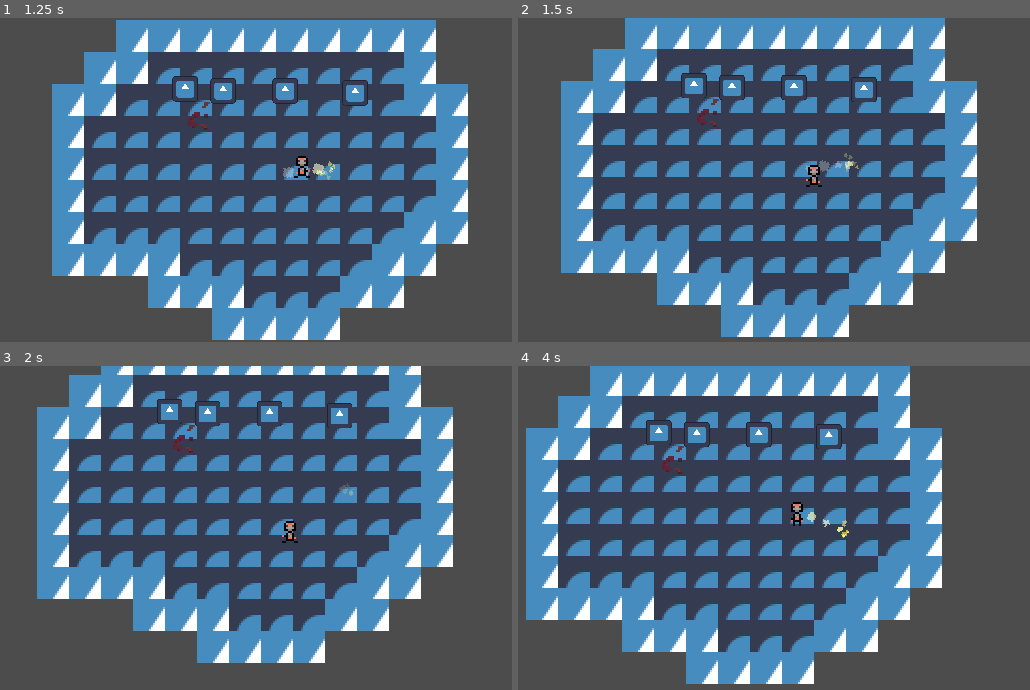
Above: before the commit, frames 1-4 (two rows, left to right).
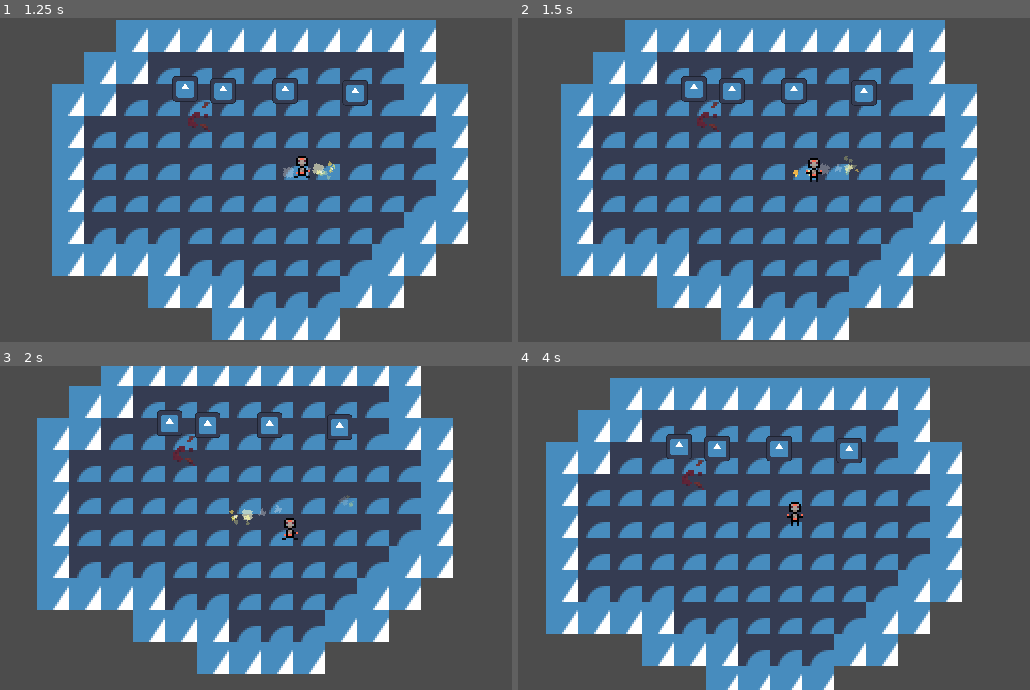
Above: after the commit, the same moments.

Repository: OlliO6/Granted-Wish
Game: Godot game, scene res://content/main.tscn
The game is run twice, just before and just after one commit, with the same random seed, the same clock (stepped at 60 frames per second) and the same inputs. The engine's default icon, where the game draws it, is replaced by a stand-in: a white triangle on a blue panel in a dark square.
Inputs (mouse positions are in pixels of both pictures, inside the frame that each line leads up to):
- Up to frame 1 (1.25 s): tap Enter at 0.5 s; move the mouse to (414, 163) at 0.52 s; press the mouse at (414, 163) at 0.53 s; hold D (move_right) from 0.53 s (still down)
- Up to frame 2 (1.5 s): move the mouse to (692, 196) at 1.27 s; release D (move_right) at 1.28 s; release the mouse at (692, 196) at 1.28 s; hold S (move_down) from 1.28 s (still down); click (692, 196) at 1.35 s
- Up to frame 3 (2 s): keep holding S (move_down)
- Up to frame 4 (4 s): move the mouse to (866, 456) at 2.02 s; release S (move_down) at 2.03 s; hold D (move_right) 2.03-2.78 s; hold Mouse wheel down (next_spell) 2.03-2.78 s; click (866, 456) at 2.3 s; move the mouse to (779, 592) at 2.77 s; hold W (move_up) 2.78-3.53 s; tap Mouse wheel up (previous_spell) at 2.85 s; click (779, 592) at 3.05 s; move the mouse to (978, 576) at 3.52 s; press the mouse at (978, 576) at 3.53 s; hold A (move_left) from 3.53 s (still down)

Frame 1 is identical in both runs. In frame 2, 12% of the frame differs, in the area x 8-90%, y 0-100%; in frame 3, 31%; in frame 4, 48%, in the area x 1-87%, y 0-100%.

Commit message:
Add ice spell

Diff:
--- a/content/entities/spells/fire/fire_spell.tres
+++ b/content/entities/spells/fire/fire_spell.tres
@@ -8,7 +8,8 @@
 script = ExtResource("2_v81bl")
 spell_scene = ExtResource("3_lkuia")
 rotated = true
-cast_delay = 1.0
+cast_delay = 0.75
+player_stun_time = 0.2
 allow_hold = true
 color = Color(0.988235, 0.415686, 0.32549, 1)
 cast_sfx = ExtResource("1_r1mxo")
--- /dev/null
+++ b/content/entities/spells/ice/ice_spell.tres
@@ -0,0 +1,16 @@
+[gd_resource type="Resource" script_class="SpellData" load_steps=4 format=3 uid="uid://bctlttw0thmn5"]
+
+[ext_resource type="AudioStream" uid="uid://c11pfc1stax0m" path="res://sfx/spells/fire_spell_cast.mp3" id="1_cbojo"]
+[ext_resource type="Script" path="res://content/entities/spells/spell_data.gd" id="2_1t1w4"]
+[ext_resource type="PackedScene" uid="uid://dvdfi223b70aq" path="res://content/entities/spells/ice/ice_spell.tscn" id="3_tgv3n"]
+
+[resource]
+script = ExtResource("2_1t1w4")
+spell_scene = ExtResource("3_tgv3n")
+rotated = true
+cast_delay = 1.6
+player_stun_time = 0.4
+allow_hold = true
+color = Color(0.341176, 0.686275, 0.701961, 1)
+cast_sfx = ExtResource("1_cbojo")
+sfx_pitch_range = Vector2(2.5, 3)
--- /dev/null
+++ b/content/entities/spells/ice/ice_spell.tscn
@@ -0,0 +1,398 @@
+[gd_scene load_steps=33 format=3 uid="uid://dvdfi223b70aq"]
+
+[ext_resource type="Script" path="res://components/fighting/damage_dealer.gd" id="1_np4ah"]
+[ext_resource type="Resource" uid="uid://bmgi6xtytij76" path="res://components/fighting/knockback/medium_knockback.tres" id="2_ctfo3"]
+[ext_resource type="Script" path="res://components/fighting/killable.gd" id="3_pcuhf"]
+[ext_resource type="AudioStream" uid="uid://81oq30bkr5jj" path="res://sfx/spells/fire_spell_sustain.mp3" id="4_4jhbw"]
+[ext_resource type="Texture2D" uid="uid://3ko6dglu7234" path="res://vfx/particle_sheet.png" id="6_uggip"]
+[ext_resource type="Script" path="res://components/fighting/attack_area.gd" id="7_maejd"]
+[ext_resource type="AudioStream" uid="uid://4xjqrgtw7yk7" path="res://sfx/spells/fire_spell_impact.mp3" id="8_q210c"]
+
+[sub_resource type="Animation" id="Animation_jiilk"]
+length = 0.001
+tracks/0/type = "value"
+tracks/0/imported = false
+tracks/0/enabled = true
+tracks/0/path = NodePath(".:modulate")
+tracks/0/interp = 1
+tracks/0/loop_wrap = true
+tracks/0/keys = {
+"times": PackedFloat32Array(0),
+"transitions": PackedFloat32Array(1),
+"update": 0,
+"values": [Color(1, 1, 1, 1)]
+}
+tracks/1/type = "value"
+tracks/1/imported = false
+tracks/1/enabled = true
+tracks/1/path = NodePath("..:modulate")
+tracks/1/interp = 1
+tracks/1/loop_wrap = true
+tracks/1/keys = {
+"times": PackedFloat32Array(0),
+"transitions": PackedFloat32Array(1),
+"update": 0,
+"values": [Color(1, 1, 1, 1)]
+}
+tracks/2/type = "value"
+tracks/2/imported = false
+tracks/2/enabled = true
+tracks/2/path = NodePath(".:position")
+tracks/2/interp = 1
+tracks/2/loop_wrap = true
+tracks/2/keys = {
+"times": PackedFloat32Array(0),
+"transitions": PackedFloat32Array(1),
+"update": 0,
+"values": [Vector2(0, 0)]
+}
+tracks/3/type = "value"
+tracks/3/imported = false
+tracks/3/enabled = true
+tracks/3/path = NodePath("CanvasGroup/GPUParticles2D/GPUParticles2D2:amount_ratio")
+tracks/3/interp = 1
+tracks/3/loop_wrap = true
+tracks/3/keys = {
+"times": PackedFloat32Array(0),
+"transitions": PackedFloat32Array(1),
+"update": 0,
+"values": [1.0]
+}
+tracks/4/type = "value"
+tracks/4/imported = false
+tracks/4/enabled = true
+tracks/4/path = NodePath("../DamageDealer:impact_velocity_magnitude")
+tracks/4/interp = 1
+tracks/4/loop_wrap = true
+tracks/4/keys = {
+"times": PackedFloat32Array(0),
+"transitions": PackedFloat32Array(1),
+"update": 0,
+"values": [10.0]
+}
+
+[sub_resource type="Animation" id="Animation_q30au"]
+resource_name = "default"
+length = 3.0
+tracks/0/type = "value"
+tracks/0/imported = false
+tracks/0/enabled = true
+tracks/0/path = NodePath(".:modulate")
+tracks/0/interp = 1
+tracks/0/loop_wrap = true
+tracks/0/keys = {
+"times": PackedFloat32Array(0, 3),
+"transitions": PackedFloat32Array(2, 1),
+"update": 0,
+"values": [Color(1, 1, 1, 1), Color(1, 1, 1, 0)]
+}
+tracks/1/type = "method"
+tracks/1/imported = false
+tracks/1/enabled = true
+tracks/1/path = NodePath(".")
+tracks/1/interp = 1
+tracks/1/loop_wrap = true
+tracks/1/keys = {
+"times": PackedFloat32Array(3),
+"transitions": PackedFloat32Array(1),
+"values": [{
+"args": [],
+"method": &"queue_free"
+}]
+}
+tracks/2/type = "value"
+tracks/2/imported = false
+tracks/2/enabled = true
+tracks/2/path = NodePath(".:position")
+tracks/2/interp = 1
+tracks/2/loop_wrap = true
+tracks/2/keys = {
+"times": PackedFloat32Array(0, 3),
+"transitions": PackedFloat32Array(0.466517, 1),
+"update": 0,
+"values": [Vector2(0, 0), Vector2(100, 0)]
+}
+tracks/3/type = "value"
+tracks/3/imported = false
+tracks/3/enabled = true
+tracks/3/path = NodePath("CanvasGroup/GPUParticles2D/GPUParticles2D2:amount_ratio")
+tracks/3/interp = 1
+tracks/3/loop_wrap = true
+tracks/3/keys = {
+"times": PackedFloat32Array(0, 3),
+"transitions": PackedFloat32Array(2, 1),
+"update": 0,
+"values": [1.0, 0.0]
+}
+tracks/4/type = "audio"
+tracks/4/imported = false
+tracks/4/enabled = true
+tracks/4/path = NodePath("../AudioStreamPlayer2D")
+tracks/4/interp = 1
+tracks/4/loop_wrap = true
+tracks/4/keys = {
+"clips": [{
+"end_offset": 4.89,
+"start_offset": 0.0,
+"stream": ExtResource("4_4jhbw")
+}],
+"times": PackedFloat32Array(1)
+}
+tracks/4/use_blend = true
+tracks/5/type = "value"
+tracks/5/imported = false
+tracks/5/enabled = true
+tracks/5/path = NodePath("../AudioStreamPlayer2D:volume_db")
+tracks/5/interp = 1
+tracks/5/loop_wrap = true
+tracks/5/keys = {
+"times": PackedFloat32Array(0, 3),
+"transitions": PackedFloat32Array(6.9644, 1),
+"update": 0,
+"values": [5.0, -80.0]
+}
+tracks/6/type = "value"
+tracks/6/imported = false
+tracks/6/enabled = true
+tracks/6/path = NodePath("../DamageDealer:impact_velocity_magnitude")
+tracks/6/interp = 1
+tracks/6/loop_wrap = true
+tracks/6/keys = {
+"times": PackedFloat32Array(0, 3),
+"transitions": PackedFloat32Array(2.73208, 1),
+"update": 0,
+"values": [40.0, 0.0]
+}
+
+[sub_resource type="Animation" id="Animation_qn0jv"]
+resource_name = "die"
+length = 0.5
+tracks/0/type = "value"
+tracks/0/imported = false
+tracks/0/enabled = true
+tracks/0/path = NodePath("..:modulate")
+tracks/0/interp = 1
+tracks/0/loop_wrap = true
+tracks/0/keys = {
+"times": PackedFloat32Array(0, 0.5),
+"transitions": PackedFloat32Array(1, 1),
+"update": 0,
+"values": [Color(1, 1, 1, 1), Color(1, 1, 1, 0)]
+}
+tracks/1/type = "method"
+tracks/1/imported = false
+tracks/1/enabled = true
+tracks/1/path = NodePath(".")
+tracks/1/interp = 1
+tracks/1/loop_wrap = true
+tracks/1/keys = {
+"times": PackedFloat32Array(0.5),
+"transitions": PackedFloat32Array(1),
+"values": [{
+"args": [],
+"method": &"queue_free"
+}]
+}
+
+[sub_resource type="AnimationLibrary" id="AnimationLibrary_7gjiw"]
+_data = {
+"RESET": SubResource("Animation_jiilk"),
+"default": SubResource("Animation_q30au"),
+"die": SubResource("Animation_qn0jv")
+}
+
+[sub_resource type="CircleShape2D" id="CircleShape2D_qju78"]
+radius = 2.0
+
+[sub_resource type="CanvasItemMaterial" id="CanvasItemMaterial_21qm4"]
+blend_mode = 1
+particles_animation = true
+particles_anim_h_frames = 2
+particles_anim_v_frames = 2
+particles_anim_loop = false
+
+[sub_resource type="Curve" id="Curve_di38h"]
+_data = [Vector2(0, 1), 0.0, 0.0, 0, 0, Vector2(1, 0), -1.56792, 0.0, 0, 0]
+point_count = 2
+
+[sub_resource type="CurveTexture" id="CurveTexture_k3ufv"]
+curve = SubResource("Curve_di38h")
+
+[sub_resource type="Curve" id="Curve_2tpmf"]
+min_value = -1.0
+max_value = 0.0
+_data = [Vector2(0, 0), 0.0, 0.0, 0, 0, Vector2(1, -1), -3.8424, 0.0, 0, 0]
+point_count = 2
+
+[sub_resource type="CurveXYZTexture" id="CurveXYZTexture_dgx40"]
+curve_y = SubResource("Curve_2tpmf")
+
+[sub_resource type="Curve" id="Curve_wouth"]
+min_value = -200.0
+max_value = 200.0
+_data = [Vector2(0, 0), 0.0, 0.0, 0, 0, Vector2(1, 26.9784), 0.0, 0.0, 0, 0]
+point_count = 2
+
+[sub_resource type="CurveTexture" id="CurveTexture_7pqal"]
+curve = SubResource("Curve_wouth")
+
+[sub_resource type="Curve" id="Curve_qxf6c"]
+_data = [Vector2(0.007109, 0), 0.0, 0.0, 0, 0, Vector2(0.222749, 1), 0.0, 0.0, 0, 0, Vector2(1, 1), 0.0, 0.0, 0, 0]
+point_count = 3
+
+[sub_resource type="CurveTexture" id="CurveTexture_jk1ek"]
+curve = SubResource("Curve_qxf6c")
+
+[sub_resource type="ParticleProcessMaterial" id="ParticleProcessMaterial_7quqd"]
+particle_flag_disable_z = true
+emission_shape = 1
+emission_sphere_radius = 0.55
+angle_min = -720.0
+angle_max = 720.0
+direction = Vector3(-1, 0, 0)
+flatness = 0.533
+initial_velocity_min = 8.8
+initial_velocity_max = 14.2
+directional_velocity_min = 20.2
+directional_velocity_max = 20.2
+directional_velocity_curve = SubResource("CurveXYZTexture_dgx40")
+gravity = Vector3(0, 0, 0)
+linear_accel_min = 2.0
+linear_accel_max = 2.0
+linear_accel_curve = SubResource("CurveTexture_7pqal")
+scale_min = 0.5
+scale_max = 0.5
+scale_curve = SubResource("CurveTexture_jk1ek")
+color = Color(0.45098, 0.694118, 0.74902, 1)
+alpha_curve = SubResource("CurveTexture_k3ufv")
+anim_offset_max = 1.0
+
+[sub_resource type="Curve" id="Curve_e61kn"]
+_data = [Vector2(0, 1), 0.0, 0.0, 0, 0, Vector2(1, 0), -1.56792, 0.0, 0, 0]
+point_count = 2
+
+[sub_resource type="CurveTexture" id="CurveTexture_crt55"]
+curve = SubResource("Curve_e61kn")
+
+[sub_resource type="Curve" id="Curve_ctp75"]
+max_value = 100.0
+_data = [Vector2(0, 1), 0.0, 0.0, 0, 0, Vector2(1, 100), 0.0, 0.0, 0, 0]
+point_count = 2
+
+[sub_resource type="CurveTexture" id="CurveTexture_85gtp"]
+curve = SubResource("Curve_ctp75")
+
+[sub_resource type="Curve" id="Curve_0c0u8"]
+min_value = -200.0
+max_value = 200.0
+_data = [Vector2(0, 0), 0.0, 0.0, 0, 0, Vector2(1, 26.9784), 0.0, 0.0, 0, 0]
+point_count = 2
+
+[sub_resource type="CurveTexture" id="CurveTexture_lhfa3"]
+curve = SubResource("Curve_0c0u8")
+
+[sub_resource type="Curve" id="Curve_61nxk"]
+_data = [Vector2(0.007109, 0), 0.0, 0.0, 0, 0, Vector2(0.222749, 1), 0.0, 0.0, 0, 0, Vector2(1, 1), 0.0, 0.0, 0, 0]
+point_count = 3
+
+[sub_resource type="CurveTexture" id="CurveTexture_m65ih"]
+curve = SubResource("Curve_61nxk")
+
+[sub_resource type="ParticleProcessMaterial" id="ParticleProcessMaterial_tw3xi"]
+particle_flag_disable_z = true
+emission_shape = 1
+emission_sphere_radius = 0.55
+angle_min = -720.0
+angle_max = 720.0
+direction = Vector3(-1, 0, 0)
+spread = 180.0
+flatness = 0.533
+initial_velocity_min = 5.0
+initial_velocity_max = 13.0
+gravity = Vector3(0, 0, 0)
+linear_accel_min = 2.0
+linear_accel_max = 2.0
+linear_accel_curve = SubResource("CurveTexture_lhfa3")
+damping_min = 2.0
+damping_max = 3.0
+damping_curve = SubResource("CurveTexture_85gtp")
+scale_min = 0.2
+scale_max = 0.2
+scale_curve = SubResource("CurveTexture_m65ih")
+color = Color(0.611765, 0.941176, 0.74902, 1)
+alpha_curve = SubResource("CurveTexture_crt55")
+anim_offset_max = 1.0
+
+[sub_resource type="CircleShape2D" id="CircleShape2D_mmrge"]
+radius = 4.0
+
+[node name="IceSpell" type="Node2D"]
+
+[node name="DamageDealer" type="Node2D" parent="." node_paths=PackedStringArray("killable")]
+script = ExtResource("1_np4ah")
+knockback = ExtResource("2_ctfo3")
+killable = NodePath("../Killable")
+
+[node name="Killable" type="Node" parent="."]
+script = ExtResource("3_pcuhf")
+
+[node name="AnimationPlayer" type="AnimationPlayer" parent="."]
+root_node = NodePath("../Area2D")
+libraries = {
+"": SubResource("AnimationLibrary_7gjiw")
+}
+autoplay = "default"
+
+[node name="Area2D" type="Area2D" parent="."]
+collision_layer = 8
+
+[node name="CollisionShape2D" type="CollisionShape2D" parent="Area2D"]
+visible = false
+shape = SubResource("CircleShape2D_qju78")
+
+[node name="CanvasGroup" type="CanvasGroup" parent="Area2D"]
+
+[node name="GPUParticles2D" type="GPUParticles2D" parent="Area2D/CanvasGroup"]
+modulate = Color(1, 1.3, 1.4, 1)
+material = SubResource("CanvasItemMaterial_21qm4")
+position = Vector2(1, 0)
+amount = 12
+process_material = SubResource("ParticleProcessMaterial_7quqd")
+texture = ExtResource("6_uggip")
+explosiveness = 0.19
+local_coords = true
+
+[node name="GPUParticles2D2" type="GPUParticles2D" parent="Area2D/CanvasGroup/GPUParticles2D"]
+show_behind_parent = true
+material = SubResource("CanvasItemMaterial_21qm4")
+amount = 15
+process_material = SubResource("ParticleProcessMaterial_tw3xi")
+texture = ExtResource("6_uggip")
+explosiveness = 0.1
+
+[node name="AttackArea" type="Area2D" parent="Area2D" node_paths=PackedStringArray("damage_dealer")]
+visible = false
+collision_layer = 0
+collision_mask = 5
+monitorable = false
+script = ExtResource("7_maejd")
+damage_dealer = NodePath("../../DamageDealer")
+
+[node name="CollisionShape2D" type="CollisionShape2D" parent="Area2D/AttackArea"]
+position = Vector2(-1, 0)
+shape = SubResource("CircleShape2D_mmrge")
+
+[node name="ImpactAudioPlayer2D" type="AudioStreamPlayer2D" parent="."]
+stream = ExtResource("8_q210c")
+bus = &"Sfx"
+
+[node name="AudioStreamPlayer2D" type="AudioStreamPlayer2D" parent="."]
+volume_db = 5.0
+bus = &"Sfx"
+
+[connection signal="died" from="Killable" to="AnimationPlayer" method="play" binds= ["die"]]
+[connection signal="died" from="Killable" to="Area2D/AttackArea" method="set_active" binds= [false]]
+[connection signal="body_entered" from="Area2D" to="Killable" method="die" unbinds=1]
+[connection signal="body_entered" from="Area2D" to="ImpactAudioPlayer2D" method="play" unbinds=1]
+[connection signal="damage_applied" from="Area2D/AttackArea" to="Killable" method="die" unbinds=1]
+[connection signal="damage_applied" from="Area2D/AttackArea" to="ImpactAudioPlayer2D" method="play" unbinds=1]
--- a/player/player.tscn
+++ b/player/player.tscn
@@ -11,8 +11,7 @@
 [ext_resource type="Script" path="res://player/spell_caster.gd" id="8_4qdl6"]
 [ext_resource type="Resource" uid="uid://capjs85u3qpvr" path="res://content/entities/spells/fire/fire_spell.tres" id="9_e8mk7"]
 [ext_resource type="AudioStream" uid="uid://c11pfc1stax0m" path="res://sfx/spells/fire_spell_cast.mp3" id="10_vi8ss"]
-[ext_resource type="Script" path="res://content/entities/spells/spell_data.gd" id="11_7qgwh"]
-[ext_resource type="PackedScene" uid="uid://b7ifegmm708j0" path="res://content/entities/spells/fire/fire_spell.tscn" id="12_4g47f"]
+[ext_resource type="Resource" uid="uid://bctlttw0thmn5" path="res://content/entities/spells/ice/ice_spell.tres" id="13_sx2fl"]
 [ext_resource type="Script" path="res://vfx/blood_effect/blood_spawner.gd" id="14_p1v7n"]
 [ext_resource type="PackedScene" uid="uid://bdwlpvhvpqmqf" path="res://vfx/blood_effect/blood_effect.tscn" id="15_m7wyx"]
 [ext_resource type="AudioStream" uid="uid://b43t01npdxdfm" path="res://sfx/player/hurt.wav" id="16_rnpwm"]
@@ -111,17 +110,6 @@
 "speed": 5.0
 }]
 
-[sub_resource type="Resource" id="Resource_lsy1j"]
-script = ExtResource("11_7qgwh")
-spell_scene = ExtResource("12_4g47f")
-rotated = true
-cast_delay = 1.0
-player_stun_time = 0.2
-allow_hold = true
-color = Color(0.341176, 0.686275, 0.701961, 1)
-cast_sfx = ExtResource("10_vi8ss")
-sfx_pitch_range = Vector2(1.8, 2)
-
 [sub_resource type="AudioStreamRandomizer" id="AudioStreamRandomizer_v37cn"]
 streams_count = 1
 stream_0/stream = ExtResource("10_vi8ss")
@@ -177,7 +165,7 @@
 [node name="SpellCaster" type="Node2D" parent="."]
 position = Vector2(0, -4)
 script = ExtResource("8_4qdl6")
-spell_data = Array[ExtResource("11_7qgwh")]([ExtResource("9_e8mk7"), SubResource("Resource_lsy1j")])
+spell_data = Array[Resource("res://content/entities/spells/spell_data.gd")]([ExtResource("9_e8mk7"), ExtResource("13_sx2fl")])
 
 [node name="Timer" type="Timer" parent="SpellCaster"]
 one_shot = true
Not shown: 1 places in player/player.tscn that only renumber resources
